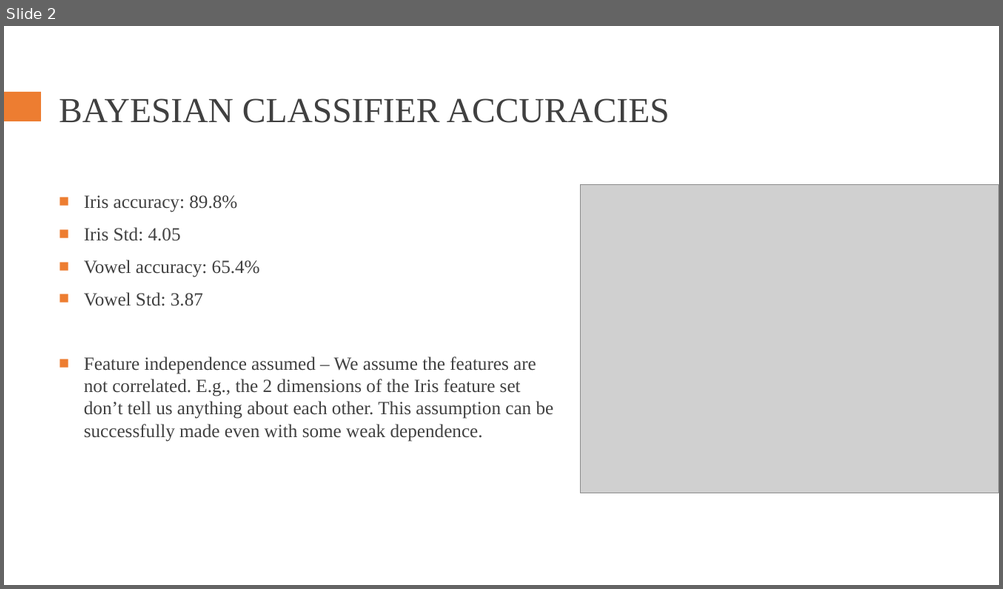
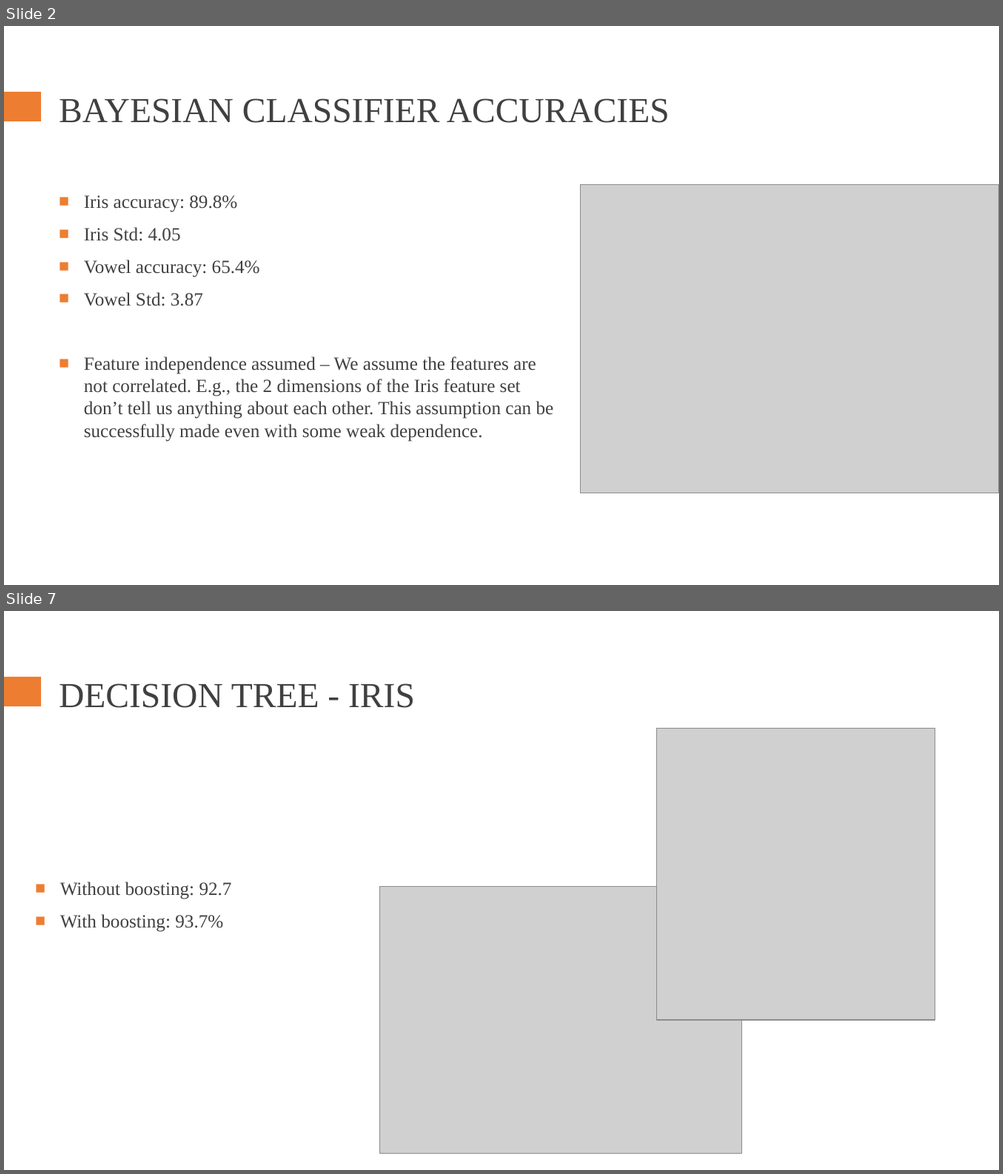
Before and after one commit to rodrigo-castellano/ML_Bayesian_learning_Boosting, a slide deck: Bayes_Boosting_presentation.pptx. Shown one above the other, each under a label of ours: slide 2 before the commit, slides 2 and 7 after it; the slides between them are not shown. The pictures are 1003x589 and 1003x1174 pixels, drawn with LibreOffice and Linux fonts; fonts in the diff are those of the drawing; grey boxes stand for pictures. Boxes give left, top, right and bottom in pixels: in the first picture for what was removed or moved away, otherwise in the second. Text is boxed around its words. In the diff, an @@ line names an element or a change of style, - is before the commit and + after.

```diff
--- a/Bayes_Boosting_presentation.pptx
+++ b/Bayes_Boosting_presentation.pptx
@@ slide 7 added at <box>4,611,999,1170</box>, background #FFFFFF; not listed: 1 template element that a slide beside it also shows @@
@@ title added at <box>59,684,415,708</box>, 34 pt, text #404040 @@
+DECISION TREE - IRIS
@@ picture added at <box>657,728,935,1020</box> @@
@@ text added at <box>60,882,232,932</box>, 18 pt, text #404040 @@
+■ Without boosting: 92.7
+■ With boosting: 93.7%
@@ picture added at <box>380,887,742,1154</box> @@
```
Also in this commit, not shown: 1 slide changed, 9 other slides added, 4 other files.
